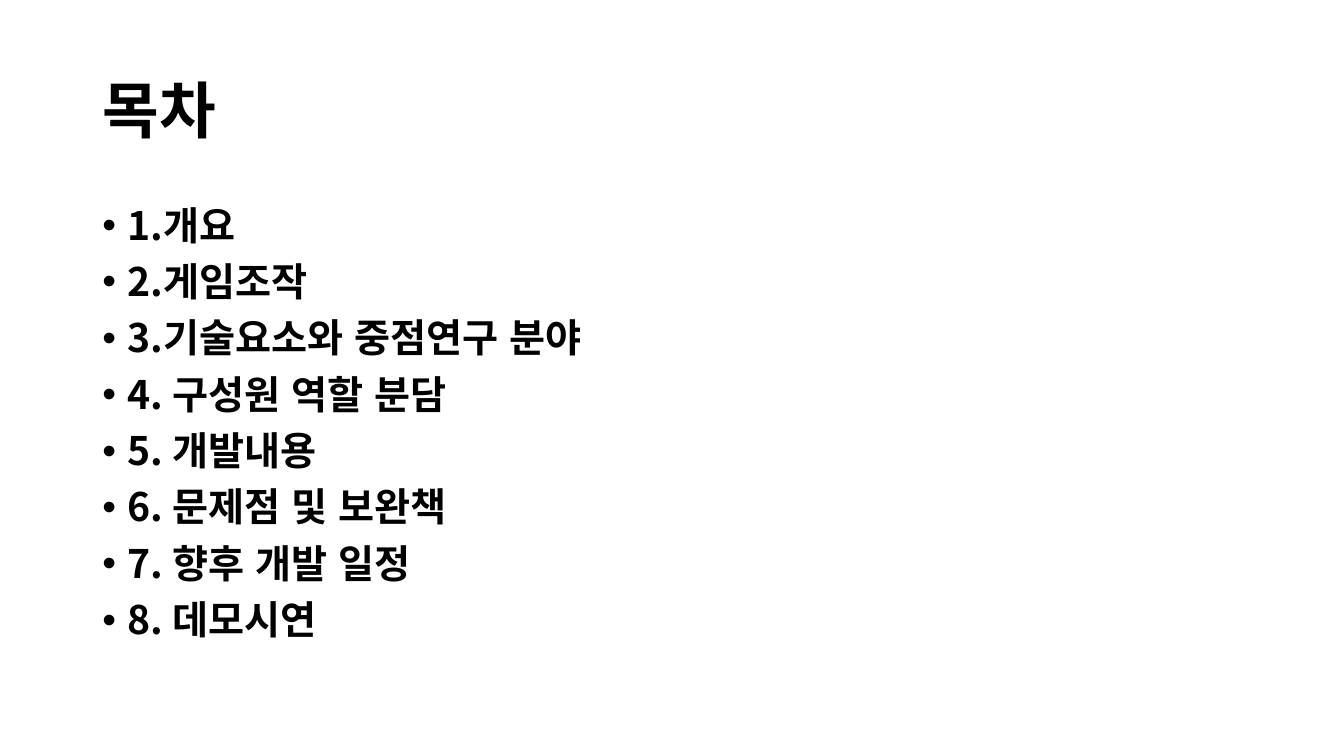
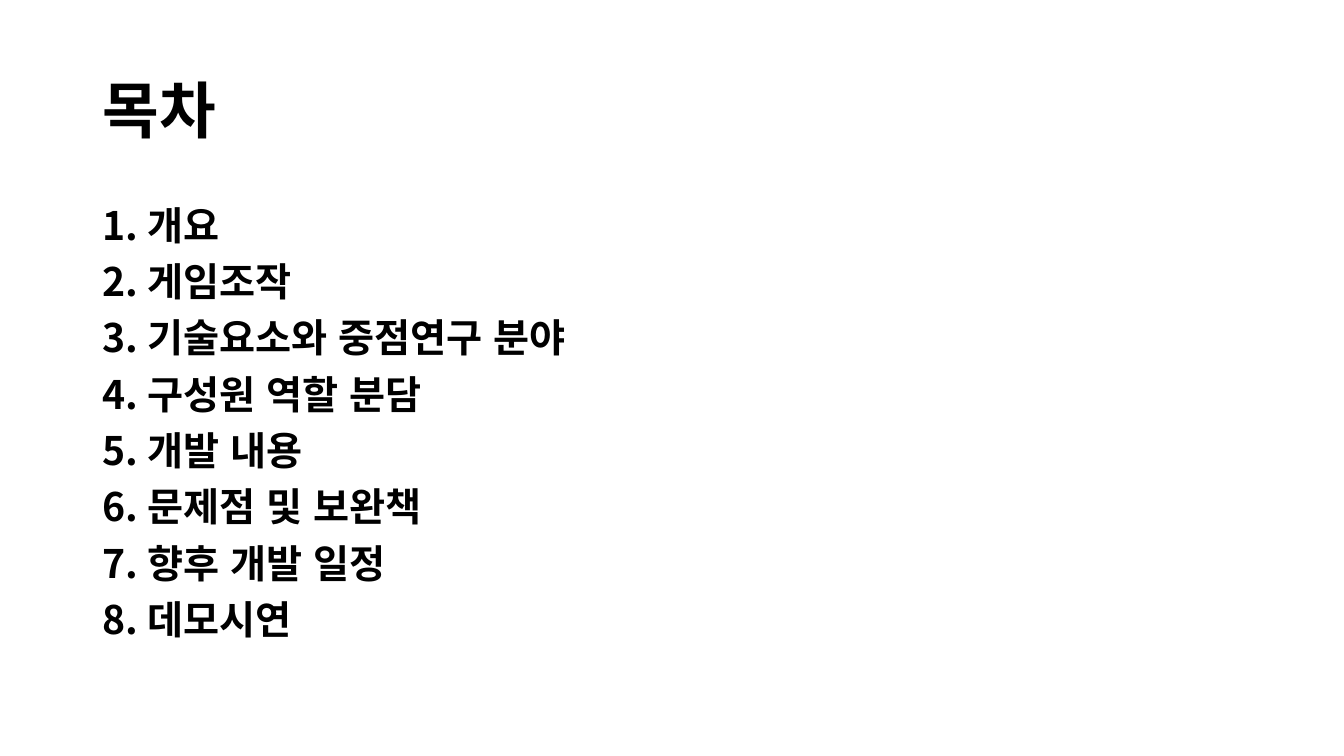
Before and after one commit to JinsooLee-Testing/aww, a slide deck: slide 2 of 기획문서/Aww_중간발표.pptx. Drawn at 1344x756 pixels with LibreOffice and Linux fonts; fonts in the diff are those of the drawing. Boxes give left, top, right and bottom in pixels: in the first picture for what was removed or moved away, otherwise in the second. Text is boxed around its words. In the diff, an @@ line names an element or a change of style, - is before the commit and + after.

```diff
--- a/기획문서/Aww_중간발표.pptx
+++ b/기획문서/Aww_중간발표.pptx
@@ text at (102, 207, 565, 356): text changed @@
-• 1.개요
-• 2.게임조작
-• 3.기술요소와 중점연구 분야
+1. 개요
+2. 게임조작
+3. 기술요소와 중점연구 분야
@@ text at (102, 376, 421, 638): bullet • to none @@
@@ text at (102, 432, 302, 469): text changed @@
-• 5. 개발내용
+5. 개발 내용
```
Also in this commit, not shown: 1 other slide changed, 1 slide added, 1 slide removed.
